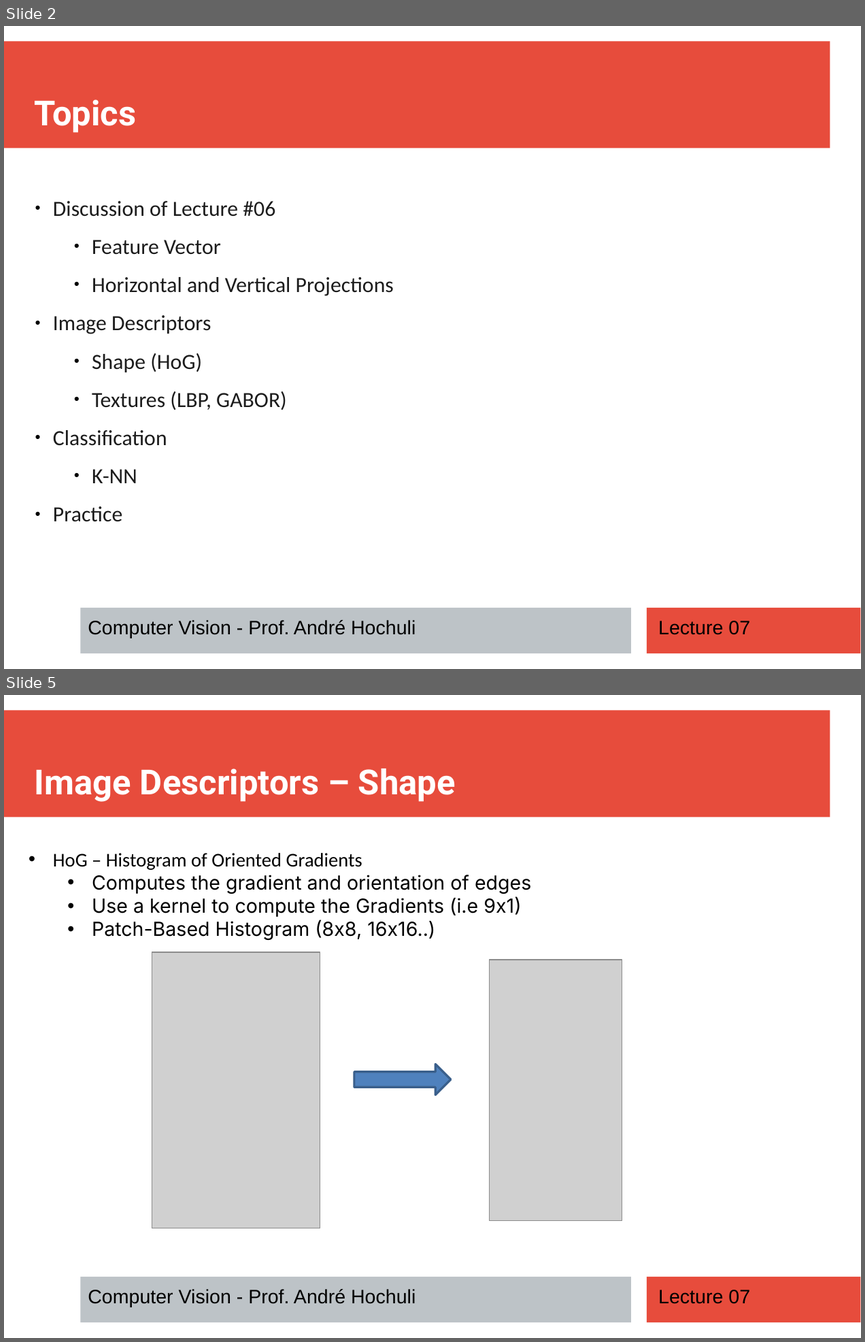
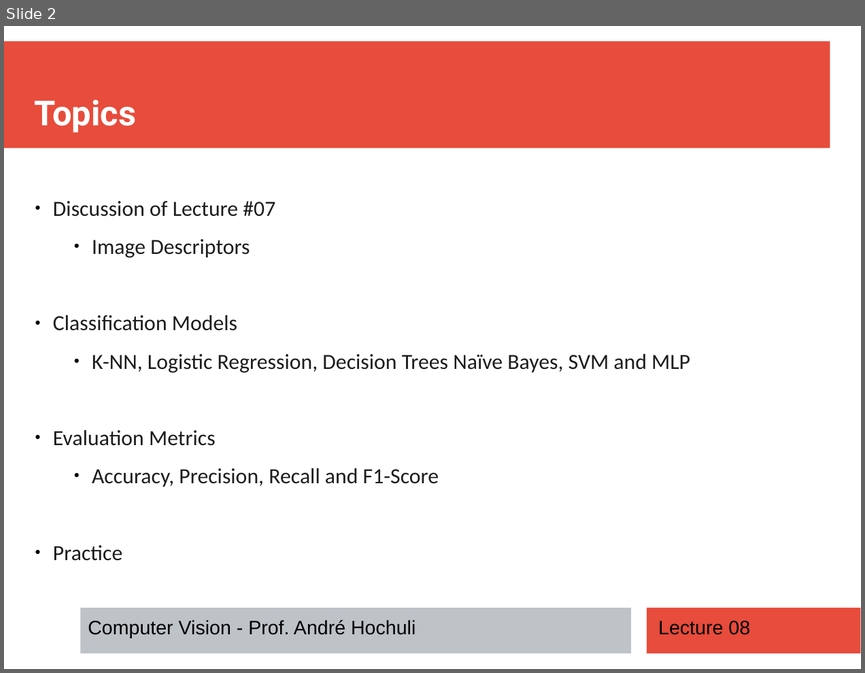
Before and after one commit to andrehochuli/teaching, a slide deck: ComputerVision/Lecture 08 - Classification/Lecture 08 - Classification.pptx. Shown one above the other, each under a label of ours: slides 2 and 5 before the commit, slide 2 after it; the slides between them are not shown. The pictures are 865x1342 and 865x673 pixels, drawn with LibreOffice and Linux fonts; fonts in the diff are those of the drawing; grey boxes stand for pictures. Boxes give left, top, right and bottom in pixels: in the first picture for what was removed or moved away, otherwise in the second. Text is boxed around its words. In the diff, an @@ line names an element or a change of style, - is before the commit and + after.

```diff
--- a/ComputerVision/Lecture 08 - Classification/Lecture 08 - Classification.pptx
+++ b/ComputerVision/Lecture 08 - Classification/Lecture 08 - Classification.pptx
@@ slide 5 removed at [4,695,861,1338], background #FFFFFF; not listed: 3 template elements that a slide beside it also shows @@
@@ text removed at [35,768,456,802] @@
-Image Descriptors – Shape
@@ text removed at [53,853,531,940] @@
-• HoG – Histogram of Oriented Gradients
-  • Computes the gradient and orientation of edges
-  • Use a kernel to compute the Gradients (i.e 9x1)
-  • Patch-Based Histogram (8x8, 16x16..)
@@ picture removed at [152,952,320,1228] @@
@@ picture removed at [489,960,622,1221] @@
@@ right arrow removed at [354,1064,450,1096] @@
@@ text removed at [88,1289,415,1307] @@
-Computer Vision - Prof. André Hochuli
@@ text removed at [658,1289,750,1304] @@
-Lecture 07
@@ slide 2 changed as well @@
@@ text "Discussion of Lecture #07" at [53,201,690,560]: list level 1 to 2 in "Image Descriptors" @@
@@ text at [53,201,275,216]: text changed @@
-● Discussion of Lecture #06
-  ● Feature Vector
-  ● Horizontal and Vertical Projections
+● Discussion of Lecture #07
@@ text at [53,315,690,486]: text changed @@
-  ● Shape (HoG)
-  ● Textures (LBP, GABOR)
-● Classification
-  ● K-NN
+● Classification Models
+  ● K-NN, Logistic Regression, Decision Trees Naïve Bayes, SVM and MLP
+● Evaluation Metrics
+  ● Accuracy, Precision, Recall and F1-Score
@@ text at [658,620,750,635]: text changed @@
-Lecture 07
+Lecture 08
```
Also in this commit, not shown: 3 other slides changed, 19 slides added, 4 other slides removed.
